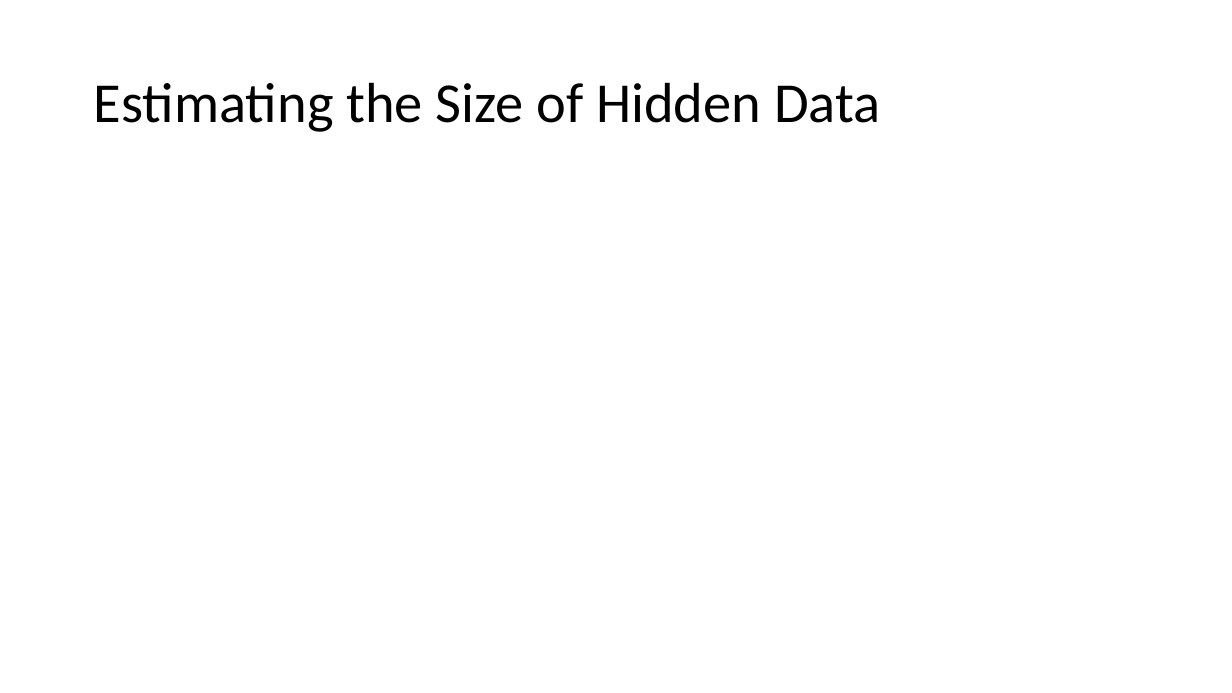
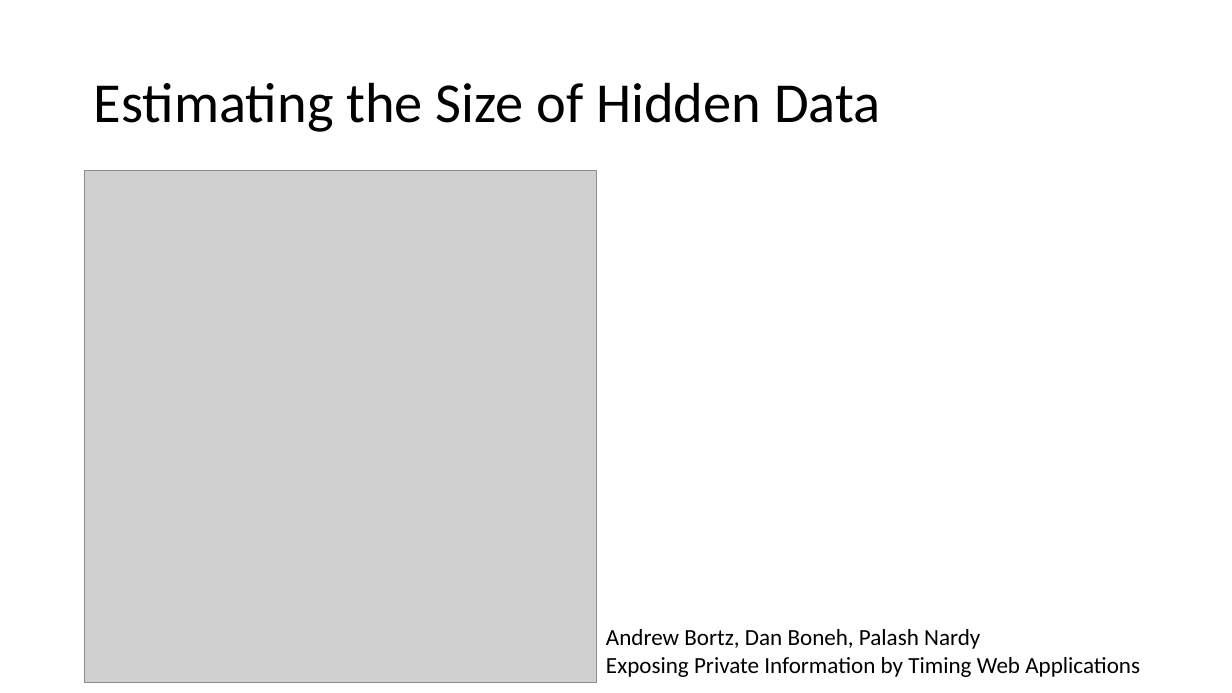
Before and after one commit to PtxDK/PCS, a slide deck: slide 5 of PCS_Press.pptx (slide 4 before the commit). Drawn at 1232x693 pixels with LibreOffice and Linux fonts; fonts in the diff are those of the drawing; grey boxes stand for pictures. Boxes give left, top, right and bottom in pixels: in the first picture for what was removed or moved away, otherwise in the second. Text is boxed around its words. In the diff, an @@ line names an element or a change of style, - is before the commit and + after.

```diff
--- a/PCS_Press.pptx
+++ b/PCS_Press.pptx
@@ picture added at <box>85,171,597,683</box> @@
@@ text added at <box>606,629,1140,677</box>, 18 pt, text #000000 @@
+Andrew Bortz, Dan Boneh, Palash Nardy
+Exposing Private Information by Timing Web Applications
```
Also in this commit, not shown: 3 other slides changed, 4 slides added.
